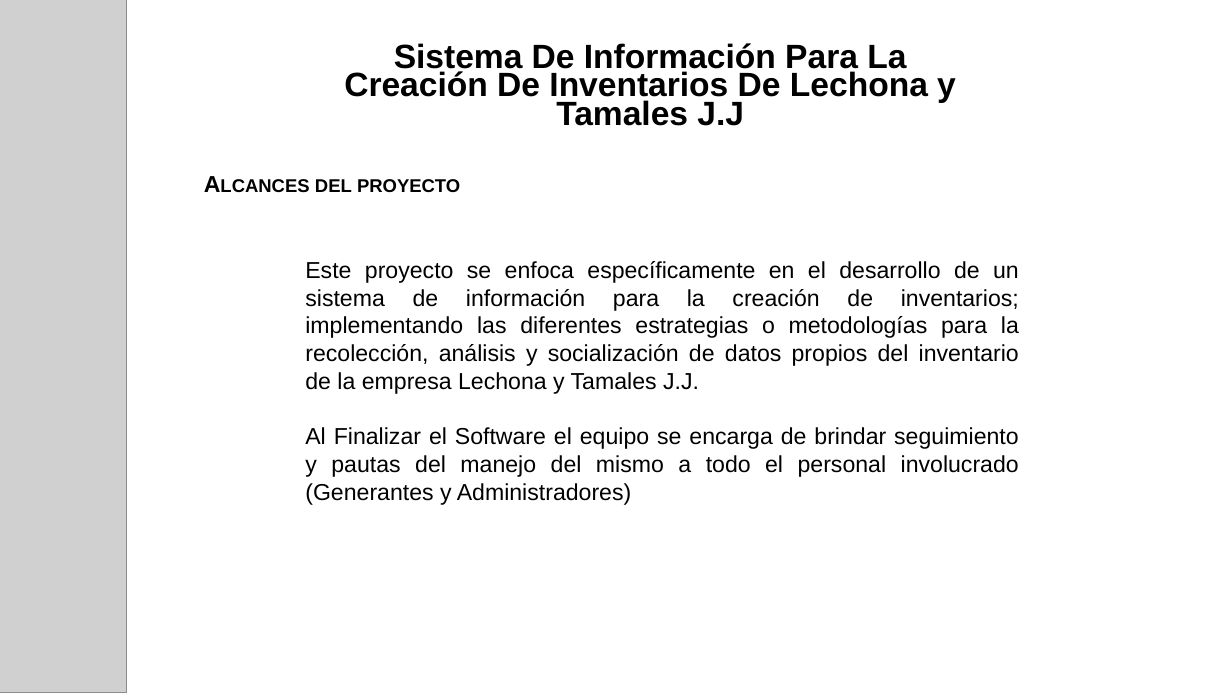
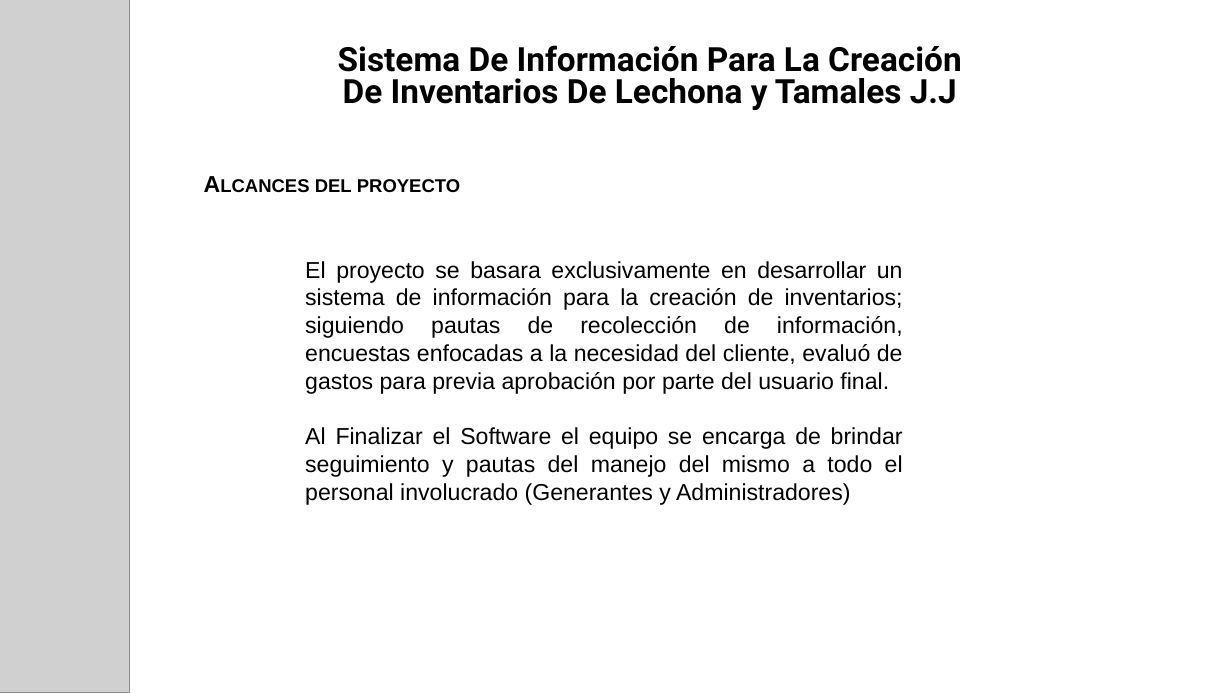
Before and after one commit to ProyectoJJ/Proyecto, a slide deck: slide 6 of Presentacion Final.pptx (slide 7 before the commit). Drawn at 1232x693 pixels with LibreOffice and Linux fonts; fonts in the diff are those of the drawing; grey boxes stand for pictures. Boxes give left, top, right and bottom in pixels: in the first picture for what was removed or moved away, otherwise in the second. Text is boxed around its words. In the diff, an @@ line names an element or a change of style, - is before the commit and + after.

```diff
--- a/Presentacion Final.pptx
+++ b/Presentacion Final.pptx
@@ subtitle "Sistema De Información Para La ..." at (x1=338, y1=45, x2=961, y2=110): size 26.1 to 26 pt, font Arial to Roboto; line spacing 0.7 to 0.8; more space between paragraphs @@
@@ text at (x1=305, y1=261, x2=903, y2=394): text changed @@
-Este proyecto se enfoca específicamente en el desarrollo de un sistema de información para la creación de inventarios; implementando las diferentes estrategias o metodologías para la recolección, análisis y socialización de datos propios del inventario de la empresa Lechona y Tamales J.J.
+El proyecto se basara exclusivamente en desarrollar un sistema de información para la creación de inventarios; siguiendo pautas de recolección de información, encuestas enfocadas a la necesidad del cliente, evaluó de gastos para previa aprobación por parte del usuario final.
```
Also in this commit, not shown: 7 other slides changed, 1 slide added, 2 slides removed.
